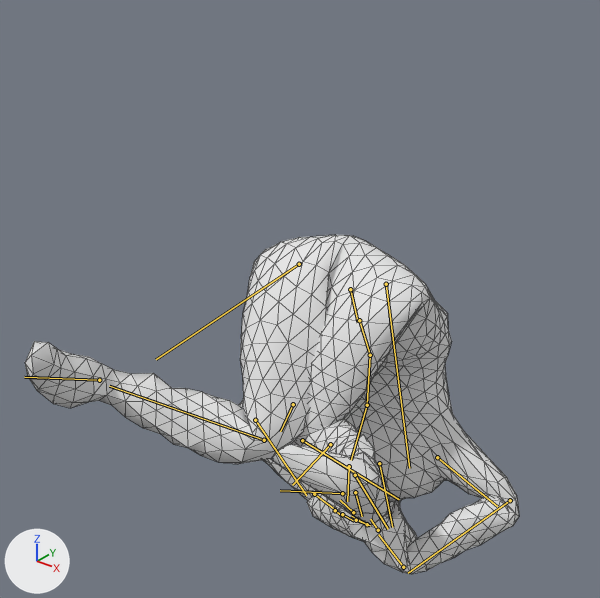
Renders of the glTF model _data/3d_data/pedestrian_animations/out2/3d-output-v2_00001__with_skel_stage_3.glb from each side of a commit.
The view is the same before and after, from a camera (50 mm lens) standing at (1.07, -1.717, 1.501) and looking at (-0.173, -0.163, 0.537). The axes (+X, +Y, +Z) are drawn at lower left. The lights are the same throughout. The older version comes first. Both versions are drawn at frame 14 of the action 'Roll'; the numbers are the values there. The bones that change, and the others that lie on the model, are drawn over the model as lines. Mesh edges are drawn as thin lines.

Names of what the first picture shows: 'geometry_0'.
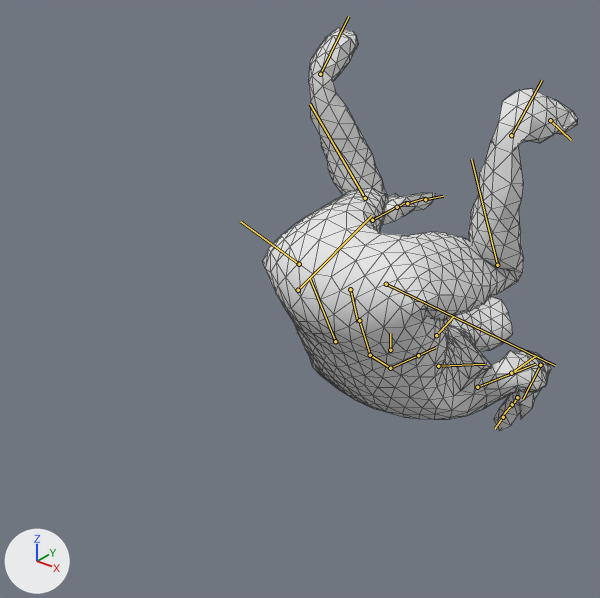
What the commit changed:
Bone 'bone_2' (bone_bone_2) turns from (27, 0, 0) to (-27, 0, -1) degrees about its own x, y and z.
Bone 'bone_3' (bone_bone_3) turns from (27, 1, 1) to (-27, 1, -1) degrees about its own x, y and z.
Bone 'bone_4' (bone_bone_4) turns from (-14, -1, 0) to (14, -1, 0) degrees about its own x, y and z.
Bone 'bone_7' (bone_bone_7) turns from (22, 46, -13) to (-15, -24, -43) degrees about its own x, y and z.
Bone 'bone_8' (bone_bone_8) turns from (132, -119, -14) to (146, -7, -16) degrees about its own x, y and z.
Bone 'bone_9' (bone_bone_9) turns from (49, -12, 66) to (85, 6, 20) degrees about its own x, y and z.
Bone 'bone_14' (bone_bone_14) turns from (46, -46, -4) to (2, 26, 59) degrees about its own x, y and z.
Bone 'bone_15' (bone_bone_15) turns from (67, 52, -20) to (81, -7, 42) degrees about its own x, y and z.
Bone 'bone_16' (bone_bone_16) turns from (14, 0, 7) to (5, 0, 14) degrees about its own x, y and z.
Bone 'bone_20' (bone_bone_20) turns from (-41, 107, 35) to (105, -15, -105) degrees about its own x, y and z.
Bone 'bone_21' (bone_bone_21) turns from (9, -39, 103) to (-111, 1, 8) degrees about its own x, y and z.
Bone 'bone_22' (bone_bone_22) turns from (-38, -9, -7) to (39, 12, 1) degrees about its own x, y and z.
Bone 'bone_24' (bone_bone_24) turns from (-105, -105, 39) to (87, 26, 104) degrees about its own x, y and z.
Bone 'bone_25' (bone_bone_25) turns from (18, 30, -93) to (-101, -9, -11) degrees about its own x, y and z.
Bone 'bone_26' (bone_bone_26) turns from (-26, 3, 7) to (24, -10, 5) degrees about its own x, y and z.

What differs and where, as boxes [x1, y1, x2, y2] in the pictures (600 x 598 px):
'geometry_0', posed (36% narrower, 19% taller): before [25, 235, 519, 574]; after [263, 27, 578, 431]
bone 'bone_2', root to tip: before (370, 355) to (367, 405); after (370, 355) to (390, 368)
bone 'bone_3', root to tip: before (367, 405) to (351, 460); after (390, 368) to (416, 356)
bone 'bone_4', root to tip: before (349, 466) to (347, 501); after (418, 355) to (435, 347)
bone 'bone_7', root to tip: before (437, 457) to (497, 506); after (477, 387) to (535, 364)
bone 'bone_8', root to tip: before (510, 500) to (408, 573); after (511, 373) to (535, 356)
bone 'bone_9', root to tip: before (403, 567) to (378, 534); after (540, 365) to (523, 399)
bone 'bone_14', root to tip: before (293, 404) to (280, 431); after (335, 341) to (310, 278)
bone 'bone_15', root to tip: before (255, 420) to (306, 495); after (298, 290) to (372, 215)
bone 'bone_16', root to tip: before (314, 494) to (335, 510); after (372, 220) to (396, 207)
bone 'bone_20', root to tip: before (386, 284) to (409, 468); after (386, 284) to (555, 365)
bone 'bone_21', root to tip: before (302, 440) to (399, 499); after (497, 265) to (471, 159)
bone 'bone_22', root to tip: before (355, 475) to (388, 529); after (511, 135) to (542, 80)
bone 'bone_24', root to tip: before (299, 264) to (156, 359); after (299, 264) to (240, 221)
bone 'bone_25', root to tip: before (264, 440) to (109, 386); after (365, 198) to (310, 104)
bone 'bone_26', root to tip: before (99, 380) to (24, 377); after (320, 74) to (348, 16)
